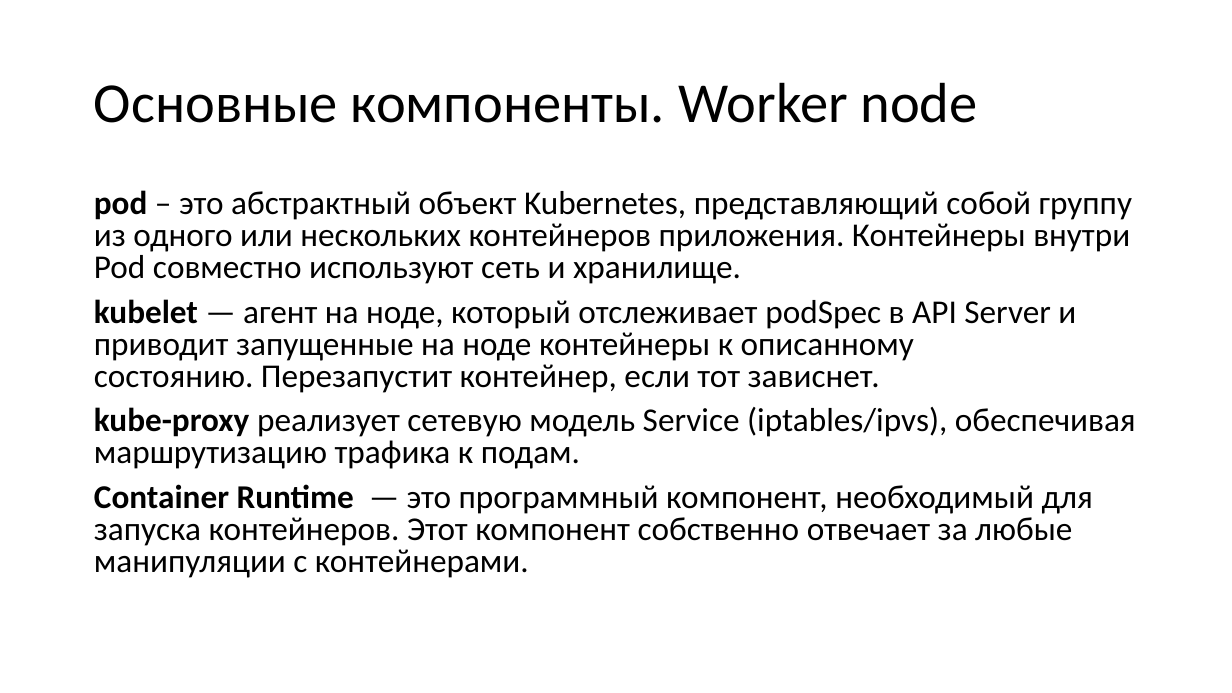
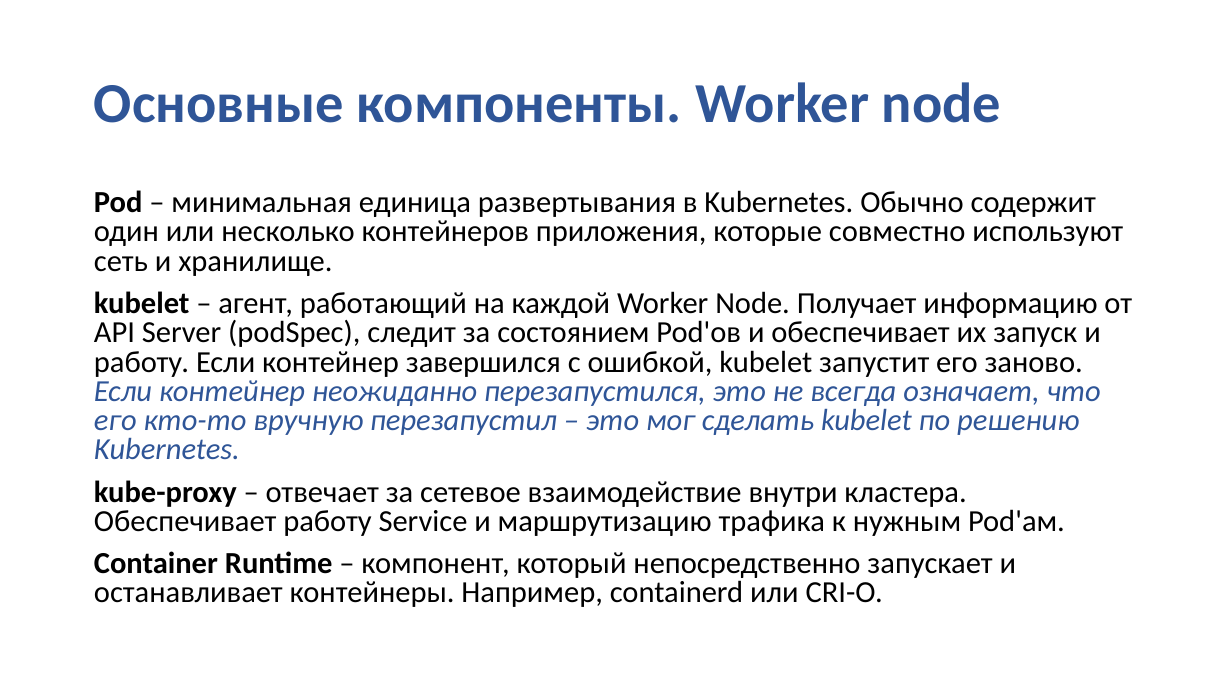
Before and after one commit to SobinaAA/K8S, a slide deck: slide 6 of slides/K8s.pptx. Drawn at 1232x693 pixels with LibreOffice and Linux fonts; fonts in the diff are those of the drawing; background and template pictures are left out. Boxes give left, top, right and bottom in pixels: in the first picture for what was removed or moved away, otherwise in the second. Text is boxed around its words. In the diff, an @@ line names an element or a change of style, - is before the commit and + after.

```diff
--- a/slides/K8s.pptx
+++ b/slides/K8s.pptx
@@ title "Основные компоненты. Worker node" at [94, 82, 1001, 123]: text colour #000000 to #2F5597, bold on @@
@@ text at [94, 190, 1132, 607]: text changed; size 25.9 to 23.8 pt @@
-pod – это абстрактный объект Kubernetes, представляющий собой группу из одного или нескольких контейнеров приложения. Контейнеры внутри Pod совместно используют сеть и хранилище.
-kubelet — агент на ноде, который отслеживает podSpec в API Server и приводит запущенные на ноде контейнеры к описанному состоянию. Перезапустит контейнер, если тот зависнет.
-kube-proxy реализует сетевую модель Service (iptables/ipvs), обеспечивая маршрутизацию трафика к подам.
-Container Runtime — это программный компонент, необходимый для запуска контейнеров. Этот компонент собственно отвечает за любые манипуляции с контейнерами.
+Pod – минимальная единица развертывания в Kubernetes. Обычно содержит один или несколько контейнеров приложения, которые совместно используют сеть и хранилище.
+kubelet – агент, работающий на каждой Worker Node. Получает информацию от API Server (podSpec), следит за состоянием Pod'ов и обеспечивает их запуск и работу. Если контейнер завершился с ошибкой, kubelet запустит его заново.
+Если контейнер неожиданно перезапустился, это не всегда означает, что его кто-то вручную перезапустил – это мог сделать kubelet по решению Kubernetes.
+kube-proxy – отвечает за сетевое взаимодействие внутри кластера. Обеспечивает работу Service и маршрутизацию трафика к нужным Pod'ам.
+Container Runtime – компонент, который непосредственно запускает и останавливает контейнеры. Например, containerd или CRI-O.
```
Also in this commit, not shown: 24 other slides changed, 1 other file.
